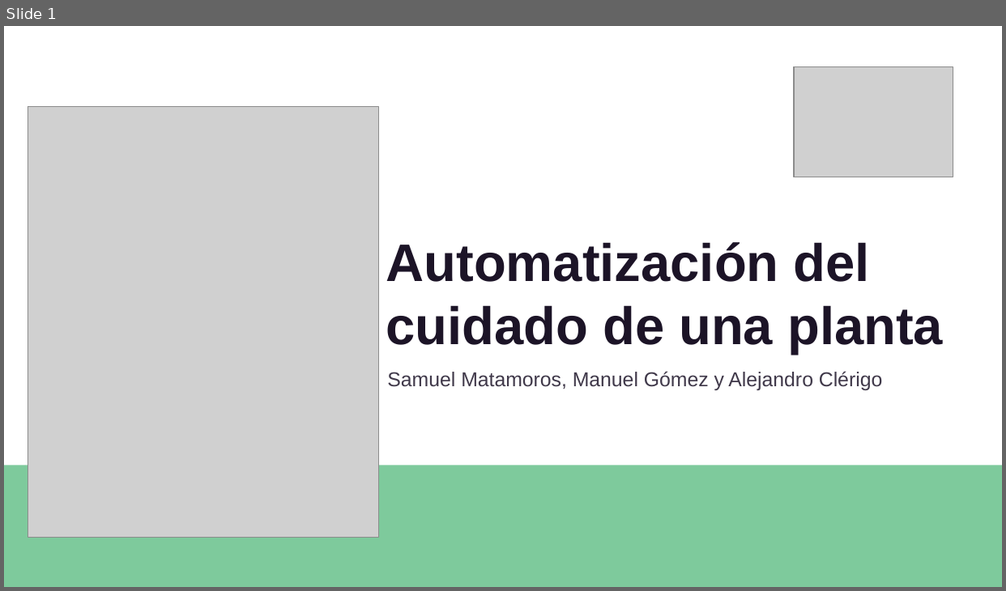
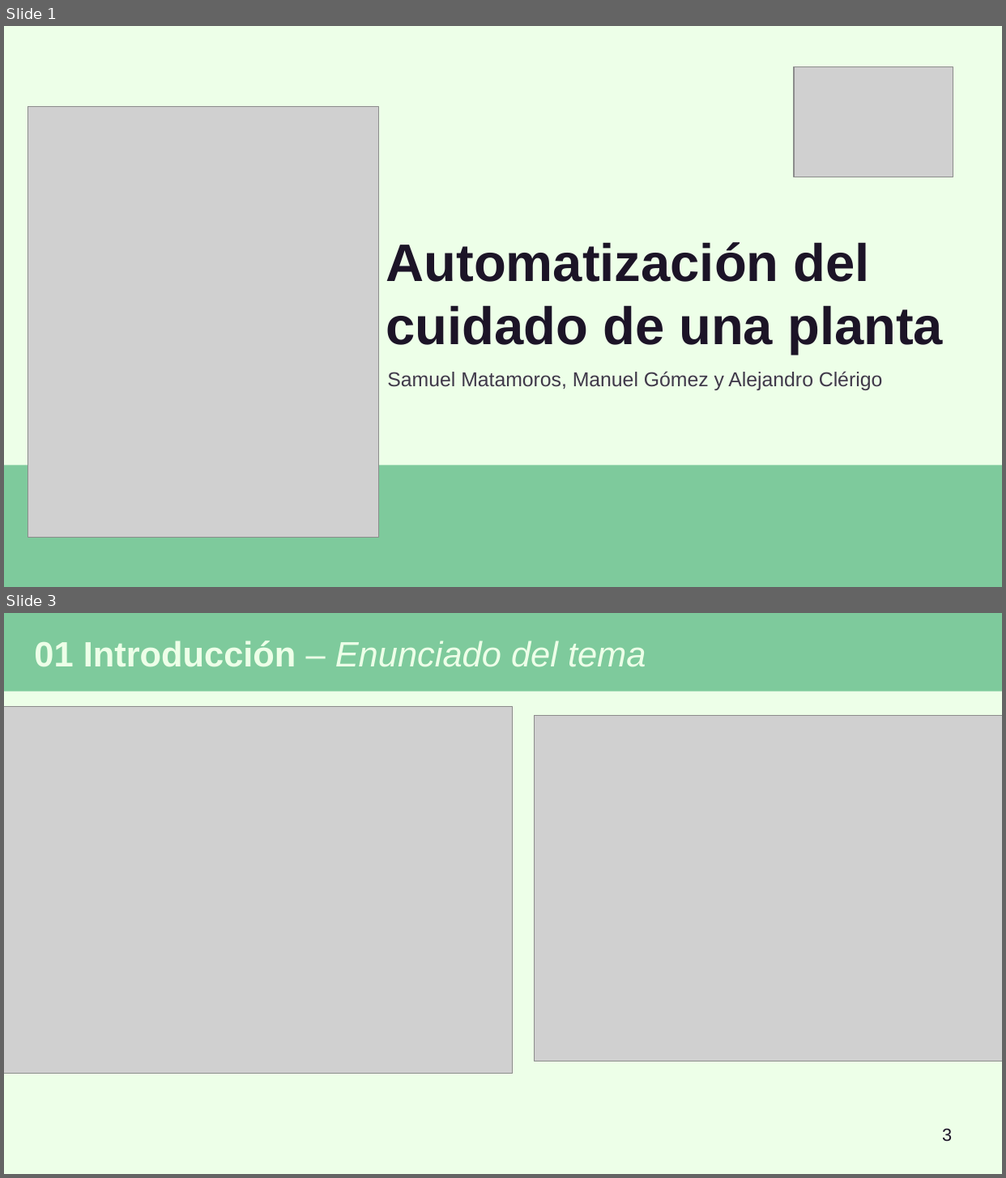
Before and after one commit to SamuelMatamoros/Automating-the-care-of-a-plant, a slide deck: Documentos/Presentación/DefensaProyecto.odp. Shown one above the other, each under a label of ours: slide 1 before the commit, slides 1 and 3 after it; the slides between them are not shown. The pictures are 1006x591 and 1006x1178 pixels, drawn with LibreOffice and Linux fonts; fonts in the diff are those of the drawing; grey boxes stand for pictures. Boxes give left, top, right and bottom in pixels: in the first picture for what was removed or moved away, otherwise in the second. Text is boxed around its words. In the diff, an @@ line names an element or a change of style, - is before the commit and + after.

```diff
--- a/Documentos/Presentación/DefensaProyecto.odp
+++ b/Documentos/Presentación/DefensaProyecto.odp
@@ slide 3 added at (x1=4, y1=613, x2=1002, y2=1174), background #EDFFE8 @@
@@ rectangle added at (x1=4, y1=613, x2=1002, y2=691), fill #7ECA9C @@
@@ title added at (x1=34, y1=641, x2=646, y2=667), 28 pt, text #EDFFE8, italic @@
+01 Introducción – Enunciado del tema
@@ picture added at (x1=4, y1=706, x2=512, y2=1074) @@
@@ picture added at (x1=534, y1=716, x2=1002, y2=1063) @@
@@ page number added at (x1=942, y1=1129, x2=952, y2=1142), 14 pt, text #1C1427 @@
+3
@@ slide 1 changed as well @@
@@ background #FFFFFF to #EDFFE8 @@
```
Also in this commit, not shown: 21 other slides added, 1 slide removed, 2 other files.
